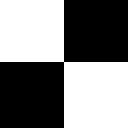
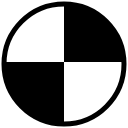
Comparing the layer stacks of the two 128x128 images. Changes:
hid "Shape 1 copy", painted on it, unmasked it over [1, 1, 127, 127]
painted on "Background" over [0, 0, 128, 128]
